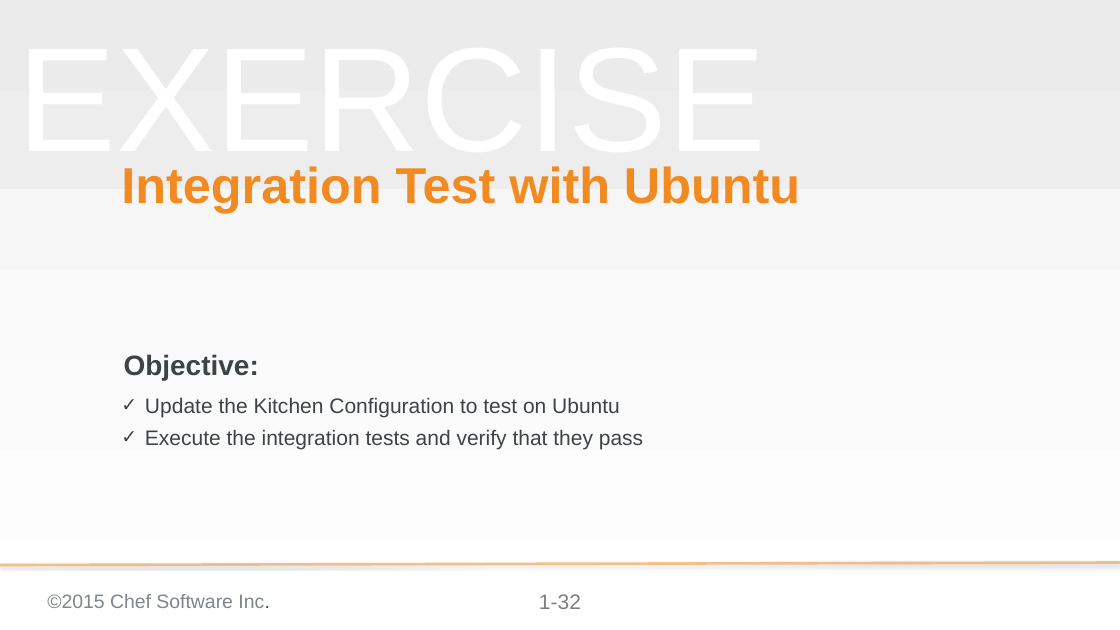
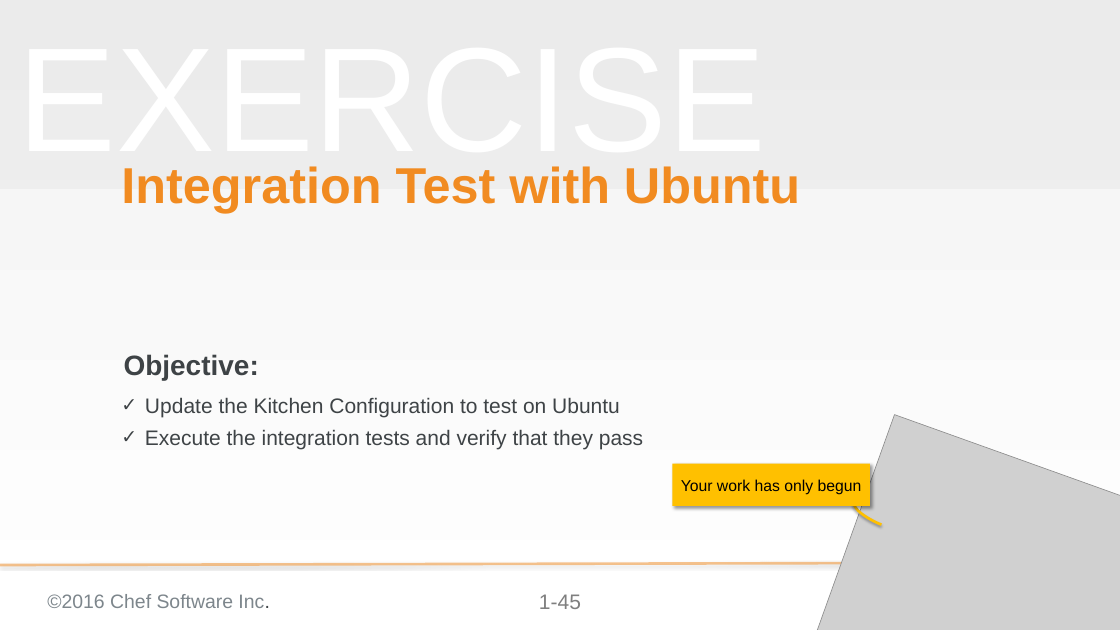
Before and after one commit to chef-training/test_driven_cookbook_development, a slide deck: slide 45 of 08-refactoring_for_multiple_platforms.pptx (slide 32 before the commit). Drawn at 1120x630 pixels with LibreOffice and Linux fonts; fonts in the diff are those of the drawing; grey boxes stand for pictures; background and template pictures are left out. Boxes give left, top, right and bottom in pixels: in the first picture for what was removed or moved away, otherwise in the second. Text is boxed around its words. In the diff, an @@ line names an element or a change of style, - is before the commit and + after.

```diff
--- a/08-refactoring_for_multiple_platforms.pptx
+++ b/08-refactoring_for_multiple_platforms.pptx
@@ picture added at bbox=[815, 415, 1120, 630] @@
@@ rectangle added at bbox=[672, 464, 870, 506], fill #FFC000, 18 pt, text #000000 @@
+Your work has only begun
@@ arc (boxed as its full ellipse) added at bbox=[850, 492, 921, 537], outline #FFC000 3 pt @@
@@ text at bbox=[47, 594, 269, 608]: text changed @@
-©2015 Chef Software Inc.
+©2016 Chef Software Inc.
@@ page number at bbox=[539, 594, 581, 609]: text changed @@
-1-32
+1-45
```
Also in this commit, not shown: 33 other slides changed, 13 slides added.
